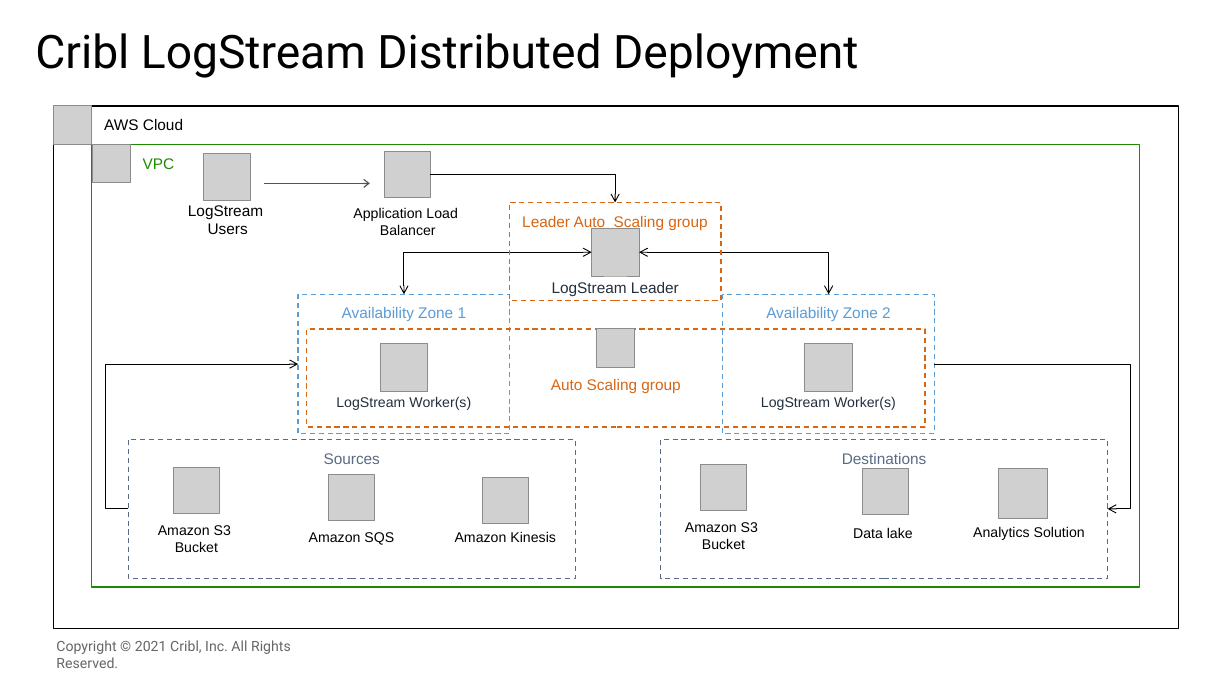
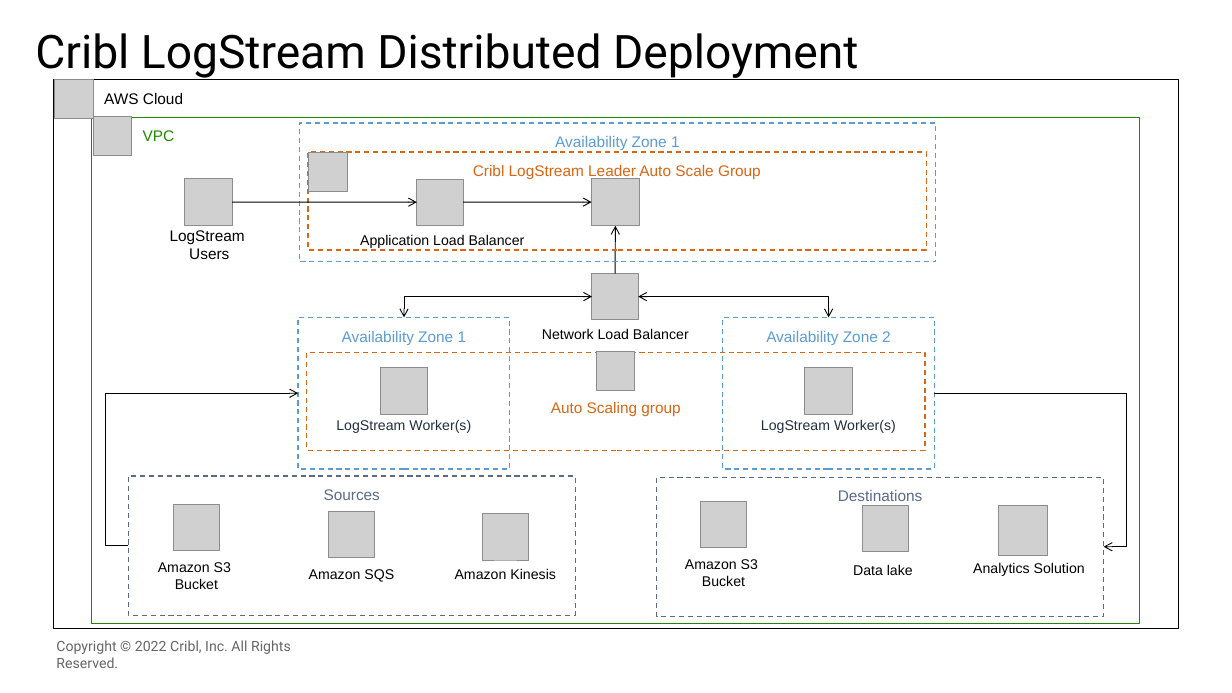
Before and after one commit to aws-quickstart/quickstart-cribl-logstream, a slide deck: slide 2 of docs/images/Cribl_AWS.pptx. Drawn at 1232x693 pixels with LibreOffice and Linux fonts; fonts in the diff are those of the drawing; grey boxes stand for pictures; background and template pictures are left out. Boxes give left, top, right and bottom in pixels: in the first picture for what was removed or moved away, otherwise in the second. Text is boxed around its words. In the diff, an @@ line names an element or a change of style, - is before the commit and + after.

```diff
--- a/docs/images/Cribl_AWS.pptx
+++ b/docs/images/Cribl_AWS.pptx
@@ rectangle "AWS Cloud": place and size @@
-rectangle "AWS Cloud" at [54,106,1179,629]
+rectangle "AWS Cloud" at [54,79,1179,629]
@@ picture: place and size @@
-picture at [54,105,92,144]
+picture at [55,79,93,118]
@@ rectangle "VPC": place and size @@
-rectangle "VPC" at [91,144,1140,587]
+rectangle "VPC" at [91,117,1140,624]
@@ picture: place and size @@
-picture at [92,144,131,183]
+picture at [93,116,132,155]
@@ rectangle added at [299,123,936,262], outline #5B9CD5 1 pt dashed, 12 pt, text #5B9CD5 @@
+Availability Zone 1
@@ picture: place and size @@
-picture at [203,153,250,201]
+picture at [185,178,232,226]
@@ rectangle "Cribl LogStream Leader Auto Scale ...": place and size @@
-rectangle "Cribl LogStream Leader Auto Scale ..." at [509,202,721,300]
+rectangle "Cribl LogStream Leader Auto Scale ..." at [308,152,926,250]
@@ picture added at [309,152,348,191] @@
@@ picture: place and size @@
-picture at [384,152,431,198]
+picture at [417,179,463,226]
@@ elbow arrow removed from (431, 175) to (616, 202) @@
@@ text in rectangle at [473,165,761,180]: text changed @@
-Leader Auto Scaling group
+Cribl LogStream Leader Auto Scale Group
@@ picture: place and size @@
-picture at [592,228,639,275]
+picture at [592,178,639,226]
@@ arrow moved from (264, 183) - (370, 183) to (232, 202) - (417, 202) @@
@@ arrow (232, 202) - (417, 202): stroke #535353 1 pt to #000000 0.75 pt @@
@@ arrow added from (463, 202) to (592, 202), #000000 0.75 pt @@
@@ text "LogStream": place and size @@
-text "LogStream" at [188,205,263,234]
+text "LogStream" at [170,230,245,259]
@@ text "Application Load Balancer" rewrapped from [353,207,457,235] to [360,234,525,248] @@
@@ arrow added from (616, 274) to (616, 226), #000000 0.75 pt @@
@@ elbow double arrow moved from (592, 252) - (404, 294) to (404, 318) - (592, 297) @@
@@ text removed at [552,282,679,296] @@
-LogStream Leader
@@ picture added at [592,274,639,320] @@
@@ elbow double arrow moved from (640, 252) - (829, 294) to (829, 318) - (639, 297) @@
@@ rectangle "Availability Zone 1": place and size @@
-rectangle "Availability Zone 1" at [299,294,510,433]
+rectangle "Availability Zone 1" at [299,318,510,470]
@@ text added at [542,328,689,339], 11 pt, text #000000 @@
+Network Load Balancer
@@ rectangle "Availability Zone 2": place and size @@
-rectangle "Availability Zone 2" at [723,294,934,433]
+rectangle "Availability Zone 2" at [723,318,934,470]
@@ 3 pictures, 2 texts, 1 rectangle: place and size @@
-3 pictures, 2 texts, 1 rectangle at [307,329,925,427]
+3 pictures, 2 texts, 1 rectangle at [307,352,925,450]
@@ elbow arrow moved from (128, 509) - (299, 364) to (128, 546) - (299, 394) @@
@@ elbow arrow moved from (934, 364) - (1108, 509) to (934, 394) - (1104, 547) @@
@@ rectangle "Destinations": place and size @@
-rectangle "Destinations" at [661,440,1108,579]
+rectangle "Destinations" at [657,477,1104,616]
@@ 6 pictures, 6 texts, 1 rectangle: place and size @@
-6 pictures, 6 texts, 1 rectangle at [128,440,1085,579]
+6 pictures, 6 texts, 1 rectangle at [128,476,1085,616]
@@ text at [56,640,291,668]: text changed @@
-Copyright © 2021 Cribl, Inc. All Rights Reserved.
+Copyright © 2022 Cribl, Inc. All Rights Reserved.
```
Also in this commit, not shown: 3 other slides changed, 1 slide added, 1 slide removed, 17 other files.
